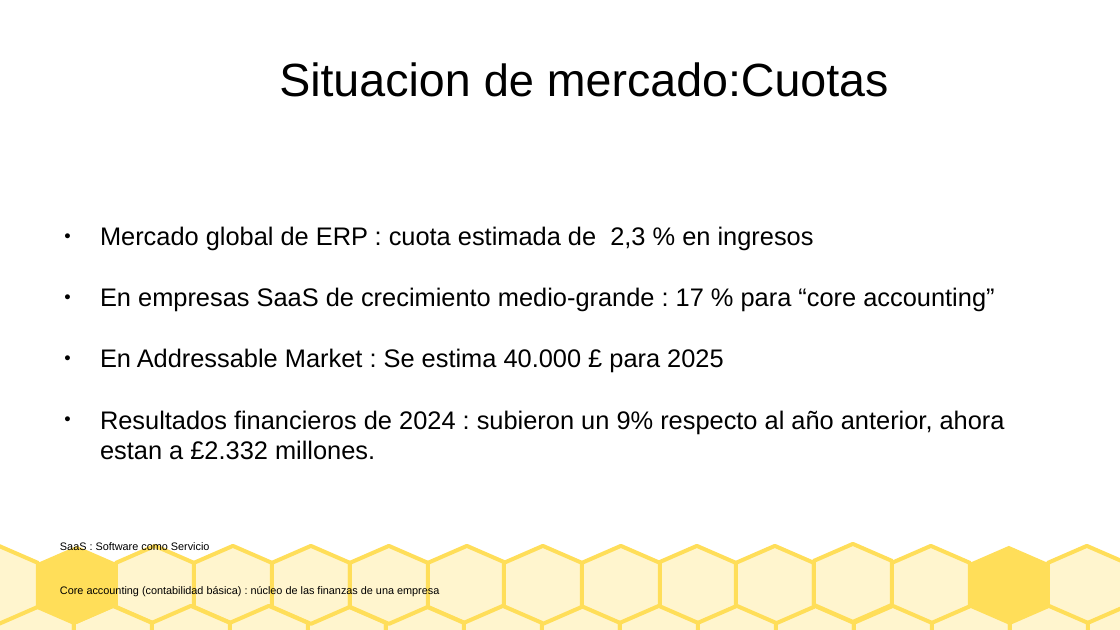
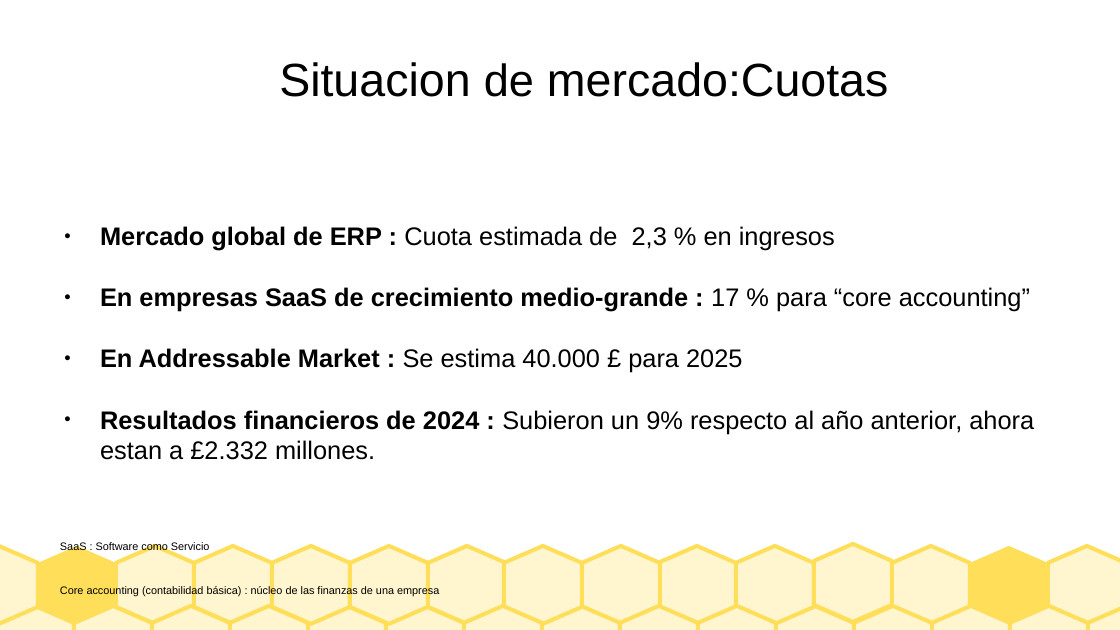
Before and after one commit to Borja-68/asignaturas, a slide deck: slide 12 of sistemas empresa/Presentacion_SAGE.odp. Drawn at 1120x630 pixels with LibreOffice and Linux fonts; fonts in the diff are those of the drawing. Boxes give left, top, right and bottom in pixels: in the first picture for what was removed or moved away, otherwise in the second. Text is boxed around its words. In the diff, an @@ line names an element or a change of style, - is before the commit and + after.

```diff
--- a/sistemas empresa/Presentacion_SAGE.odp
+++ b/sistemas empresa/Presentacion_SAGE.odp
@@ text at <box>100,226,835,250</box>: text changed @@
-● Mercado global de ERP : cuota estimada de 2,3 % en ingresos
+● Mercado global de ERP : Cuota estimada de 2,3 % en ingresos
@@ text at <box>100,287,1030,373</box>: bold on in "En empresas SaaS de crecimiento medio-grande :", "En Addressable Market :" @@
@@ text at <box>100,410,1034,460</box>: text changed @@
-● Resultados financieros de 2024 : subieron un 9% respecto al año anterior, ahora estan a £2.332 millones.
+● Resultados financieros de 2024 : Subieron un 9% respecto al año anterior, ahora estan a £2.332 millones.
```
Also in this commit, not shown: 9 other slides changed, 1 other file.
